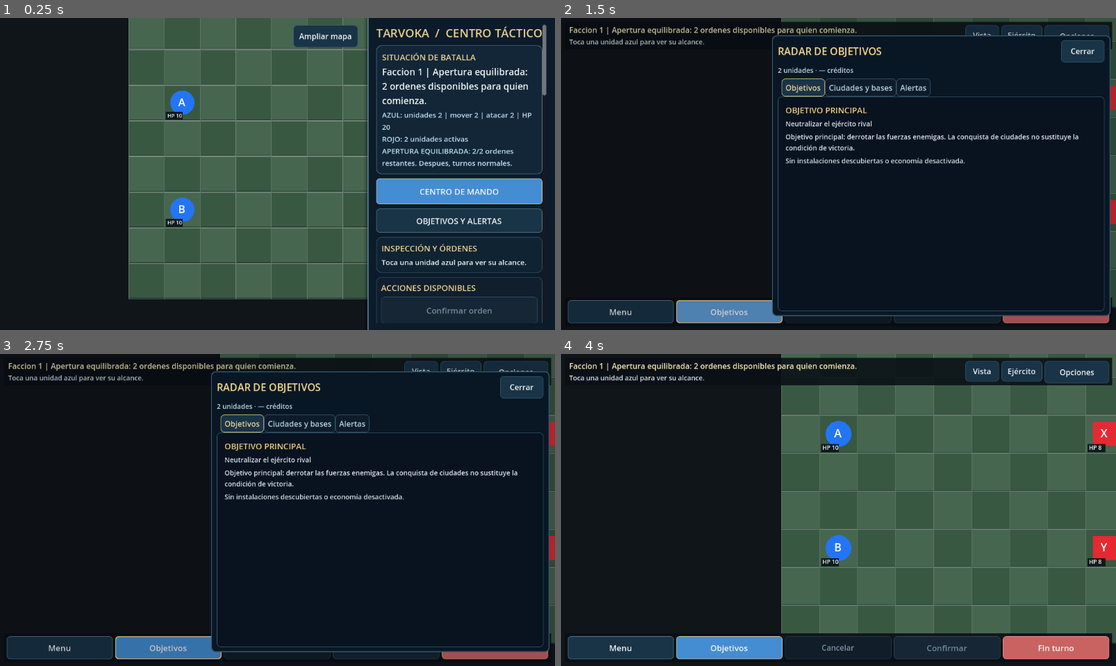
Above: before the commit, frames 1-4 (two rows, left to right).
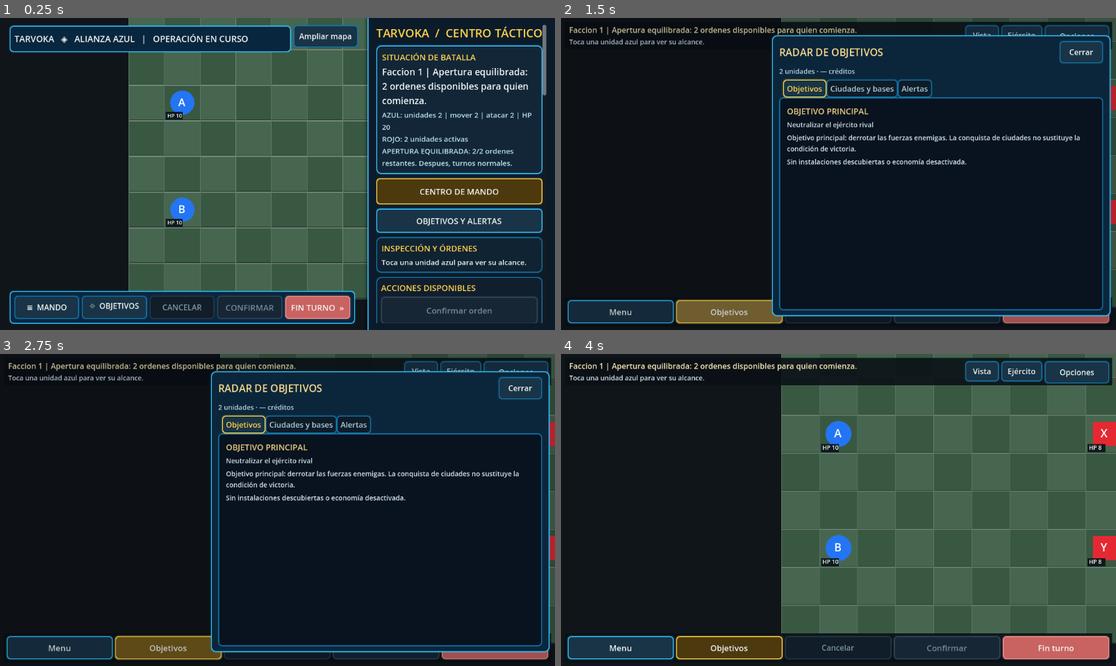
Above: after the commit, the same moments.

Repository: edwinrodri12/Tarvoka
Game: Godot game, scene res://scenes/Main.tscn
Two runs of this game, one before a commit and one after it. Both use one fixed random seed, a clock stepped at 60 frames per second and the inputs below.
Inputs:
- Up to frame 1 (0.25 s): no input
- Up to frame 2 (1.5 s): click "Ampliar mapa" at 0.5 s; click "Objetivos" at 1.25 s
- Up to frame 3 (2.75 s): click "Ejército" at 2 s
- Up to frame 4 (4 s): click "Vista" at 2.75 s; click "Cerrar" at 3.5 s

The runs differ from the first frame. In frame 1, 16% of the frame differs, in the area x 1-98%, y 0-100%; in frame 2, 8.0%; in frame 3, 8.0%; in frame 4, 2.3%.

Commit message:
feat(ui): completar arte oficial del HUD con barra táctica y marcos azul eléctrico (#178)
* feat(ui): add real top intelligence bar and bottom tactical action rail atop merged polished command cards

* feat(ui): align merged Godot chrome to electric-blue neon borders and warm gold primary actions

* feat(ui): add HP bars in green/yellow/red to unit dossier like approved visual reference

* feat(ui): unify scripts/ui/ResultsPanel.gd with approved bright cyan panels and gold actions

* feat(ui): unify scripts/ui/ObjectivesRadarPanel.gd with approved bright cyan panels and gold actions

* test(ui): approved concept electric chrome, live combat rail and color-coded unit dossiers

* docs(ui): merge original art reference audit with existing native style integration

* ci(ui): validate merged concept action rail, cyan-gold controls and HP color indicators

* fix(ui): hide desktop battle rail on narrow portrait layouts to preserve touch map and prevent clipped commands

* test(ui): ensure long desktop battle command rail never clips phone portrait map

* fix(test): explicitly size Godot headless landscape before asserting desktop-only battle rail visibility

* test(ui): restore synthetic headless viewport dimensions after compact HUD transition

Diff:
--- a/scripts/ui/GameUiTheme.gd
+++ b/scripts/ui/GameUiTheme.gd
@@ -8,12 +8,12 @@
 const BACKGROUND := Color("#08131F")
 const SURFACE := Color("#102332")
 const SURFACE_RAISED := Color("#193447")
-const EDGE := Color("#36596D")
-const EDGE_BRIGHT := Color("#608497")
+const EDGE := Color("#1475A8")
+const EDGE_BRIGHT := Color("#36C3FF")
 const TEXT := Color("#F1F5F2")
 const MUTED := Color("#B3CEDD")
-const GOLD := Color("#EBD08F")
-const BLUE := Color("#448DD2")
+const GOLD := Color("#FFD44A")
+const BLUE := Color("#158DD9")
 const BLUE_HOVER := Color("#2469A2")
 const RED := Color("#C96361")
 const GREEN := Color("#398C72")
@@ -22,8 +22,10 @@
     var style := StyleBoxFlat.new()
     style.bg_color = bg
     style.border_color = border
-    style.set_border_width_all(1)
+    style.set_border_width_all(2)
     style.set_corner_radius_all(radius)
+    style.shadow_color = Color(border.r,border.g,border.b,0.17)
+    style.shadow_size = 3
     style.content_margin_left = inset
     style.content_margin_right = inset
     style.content_margin_top = inset
@@ -34,6 +36,8 @@
     var style: StyleBoxFlat = box_style(bg,border,radius,8)
     style.content_margin_top = 7
     style.content_margin_bottom = 7
+    style.shadow_color = Color(border.r,border.g,border.b,0.22)
+    style.shadow_size = 3
     return style
 
 static func create_theme() -> Theme:
@@ -84,7 +88,7 @@
     return style
 
 static func emphasize(button: Button, variant: String = "primary") -> void:
-    var fill: Color = BLUE if variant == "primary" else (GREEN if variant == "success" else (RED if variant == "danger" else SURFACE_RAISED))
+    var fill: Color = Color("#4D390E") if variant == "primary" else (GREEN if variant == "success" else (RED if variant == "danger" else SURFACE_RAISED))
     var edge: Color = GOLD if variant == "primary" else (Color("#72CAB0") if variant == "success" else (Color("#EA9690") if variant == "danger" else EDGE_BRIGHT))
     button.add_theme_stylebox_override("normal",_button_style(fill,edge))
     button.add_theme_stylebox_override("hover",_button_style(fill.lightened(0.16),GOLD))
--- a/scripts/ui/Main.gd
+++ b/scripts/ui/Main.gd
@@ -121,6 +121,12 @@
 var compact_resupply: Button
 var compact_center: Button
 var compact_iso: Button
+var expanded_header: PanelContainer
+var expanded_summary: Label
+var expanded_actions: PanelContainer
+var expanded_confirm: Button
+var expanded_cancel: Button
+var expanded_end_turn: Button
 
 func _ready() -> void:
     # Install the same game-grade visual language on all native Godot menus,
@@ -923,6 +929,68 @@
     GameUiTheme.emphasize(compact_menu_button,"secondary")
     GameUiTheme.emphasize(compact_objectives_button,"primary")
 
+    # Desktop/tablet battlefield: preserve the map as the protagonist while
+    # exposing a true bottom command rail and a slim intelligence header.
+    # Both surfaces use the SAME existing callbacks and authoritative guards.
+    expanded_header = PanelContainer.new()
+    expanded_header.mouse_filter = Control.MOUSE_FILTER_IGNORE
+    expanded_header.set_anchors_and_offsets_preset(Control.PRESET_TOP_WIDE)
+    expanded_header.offset_left = 12
+    expanded_header.offset_right = -145
+    expanded_header.offset_top = 8
+    expanded_header.offset_bottom = 63
+    expanded_header.add_theme_stylebox_override("panel",GameUiTheme.box_style(Color("#09263F"),GameUiTheme.EDGE_BRIGHT,8,10))
+    battle_hud_overlay.add_child(expanded_header)
+    expanded_summary = Label.new()
+    expanded_summary.mouse_filter = Control.MOUSE_FILTER_IGNORE
+    expanded_summary.autowrap_mode = TextServer.AUTOWRAP_WORD_SMART
+    expanded_summary.add_theme_font_size_override("font_size",18)
+    expanded_summary.add_theme_color_override("font_color",GameUiTheme.TEXT)
+    expanded_header.add_child(expanded_summary)
+
+    expanded_actions = PanelContainer.new()
+    expanded_actions.mouse_filter = Control.MOUSE_FILTER_PASS
+    expanded_actions.set_anchors_and_offsets_preset(Control.PRESET_BOTTOM_WIDE)
+    expanded_actions.offset_left = 12
+    expanded_actions.offset_right = -12
+    expanded_actions.offset_top = -73
+    expanded_actions.offset_bottom = -9
+    expanded_actions.add_theme_stylebox_override("panel",GameUiTheme.box_style(Color("#09263F"),GameUiTheme.EDGE_BRIGHT,8,10))
+    battle_hud_overlay.add_child(expanded_actions)
+    var tactical_rail := HBoxContainer.new()
+    tactical_rail.add_theme_constant_override("separation",6)
+    expanded_actions.add_child(tactical_rail)
+    for definition in [
+        ["≡  MANDO",Callable(self,"_open_command_menu")],
+        ["⌖  OBJETIVOS",Callable(self,"_open_objectives_radar")]
+    ]:
+        var shortcut := Button.new()
+        shortcut.text = str(definition[0])
+        shortcut.custom_minimum_size.y = 48
+        shortcut.size_flags_horizontal = Control.SIZE_EXPAND_FILL
+        shortcut.pressed.connect(definition[1])
+        tactical_rail.add_child(shortcut)
+    expanded_cancel = Button.new()
+    expanded_cancel.text = "CANCELAR"
+    expanded_cancel.custom_minimum_size.y = 48
+    expanded_cancel.size_flags_horizontal = Control.SIZE_EXPAND_FILL
+    expanded_cancel.pressed.connect(_cancel_selection)
+    tactical_rail.add_child(expanded_cancel)
+    expanded_confirm = Button.new()
+    expanded_confirm.text = "CONFIRMAR"
+    expanded_confirm.custom_minimum_size.y = 48
+    expanded_confirm.size_flags_horizontal = Control.SIZE_EXPAND_FILL
+    expanded_confirm.pressed.connect(_confirm_order)
+    GameUiTheme.emphasize(expanded_confirm,"success")
+    tactical_rail.add_child(expanded_confirm)
+    expanded_end_turn = Button.new()
+    expanded_end_turn.text = "FIN TURNO  »"
+    expanded_end_turn.custom_minimum_size.y = 48
+    expanded_end_turn.size_flags_horizontal = Control.SIZE_EXPAND_FILL
+    expanded_end_turn.pressed.connect(_end_turn)
+    GameUiTheme.emphasize(expanded_end_turn,"danger")
+    tactical_rail.add_child(expanded_end_turn)
+
     battle_hud_toggle = Button.new()
     battle_hud_toggle.text = "Ampliar mapa"
     battle_hud_toggle.custom_minimum_size = Vector2(130,46)
@@ -958,6 +1026,8 @@
     battle_hud_commands.hide()
     compact_center.hide()
     compact_iso.hide()
+    expanded_header.show()
+    expanded_actions.show()
 
 func _set_compact_hud(compact: bool) -> void:
     battle_hud_compact = compact
@@ -965,6 +1035,8 @@
     battle_hud_commands.visible = compact
     compact_center.visible = compact
     compact_iso.visible = compact
+    expanded_header.visible = not compact
+    expanded_actions.visible = not compact
     battle_hud_toggle.text = "Opciones" if compact else "Ampliar mapa"
     layout_for_size(get_viewport_rect().size)
 
@@ -987,6 +1059,13 @@
     if main_layout == null or sidebar == null or board_holder == null:
         return
     var portrait := view_size.y > view_size.x * 1.12
+    # Five-command action rail belongs to the large-screen battlefield only.
+    # The phone's compact HUD has its own touch-sized controls; never cram a
+    # five-button desktop rail into 320–700px portrait board widths.
+    if expanded_actions != null:
+        expanded_actions.visible = not battle_hud_compact and view_size.x >= 760.0
+    if expanded_header != null:
+        expanded_header.visible = not battle_hud_compact and view_size.x >= 760.0
     main_layout.vertical = portrait
     if portrait:
         sidebar.custom_minimum_size = Vector2(0, 220)
@@ -1161,6 +1240,29 @@
         _update_text(status_label, "Faccion %d | %s" % [int(board.state.get("faction", 0)) + 1, board.message])
     compact_status.text = status_label.text
     compact_detail.text = unit_label.text.replace("\n","  ")
+    if expanded_header != null:
+        var side: int = int(board.state.get("faction",0))
+        var header_text: String = ("ALIANZA AZUL" if side == 0 else "PACTO ROJO")
+        if board.ai_enabled and side == 1:
+            header_text = "TURNO DEL RIVAL"
+        header_text = "TARVOKA   ◈   %s   |   %s" % [header_text,
+            ("BATALLA FINALIZADA" if winner != -1 else "OPERACIÓN EN CURSO")]
+        if board.state.has("economy"):
+            var economy: Dictionary = board.state["economy"]
+            var viewer: int = 0 if board.ai_enabled else side
+            var credits: Array = economy.get("credits",[])
+            if credits.size() > viewer:
+                header_text += "   |   %d CR" % int(credits[viewer])
+        if board.state.has("control"):
+            var relay: Dictionary = board.state["control"]
+            var relay_scores: Array = relay.get("scores",[])
+            if relay_scores.size() == 2:
+                header_text += "   |   SEÑAL %d–%d" % [int(relay_scores[0]),int(relay_scores[1])]
+        expanded_summary.text = header_text
+        expanded_confirm.text = "RESULTADOS" if winner != -1 else ("CONFIRMAR" if board.pending_order.is_empty() else str(confirm_button.text).to_upper())
+        expanded_confirm.disabled = confirm_button.disabled
+        expanded_cancel.disabled = cancel_button.disabled
+        expanded_end_turn.disabled = end_button.disabled
     # Show final results only once per terminal state. Closing the panel to
     # inspect the field must never auto-open it again on subsequent frames.
     if results_panel != null:
--- a/scripts/ui/ObjectivesRadarPanel.gd
+++ b/scripts/ui/ObjectivesRadarPanel.gd
@@ -6,6 +6,7 @@
 signal locate_unit_requested(unit_id: String)
 
 const Data = preload("res://scripts/ui/ObjectivesRadarData.gd")
+const GameUiTheme = preload("res://scripts/ui/GameUiTheme.gd")
 
 var tabs: TabContainer
 var overview_body: VBoxContainer
@@ -20,15 +21,11 @@
 # visible to the left. The panel is opened explicitly; no overlay at idle.
 func _ready() -> void:
     mouse_filter = Control.MOUSE_FILTER_STOP
-    var style := StyleBoxFlat.new()
-    style.bg_color = Color("#091725")
-    style.border_color = Color("#39586C")
-    style.set_border_width_all(2)
-    style.set_corner_radius_all(9)
-    style.content_margin_left = 12
-    style.content_margin_right = 12
-    style.content_margin_top = 10
-    style.content_margin_bottom = 10
+    var style: StyleBoxFlat = GameUiTheme.box_style(Color("#0B263B"),GameUiTheme.EDGE_BRIGHT,10,14)
+    style.content_margin_left = 15
+    style.content_margin_right = 15
+    style.content_margin_top = 12
+    style.content_margin_bottom = 12
     add_theme_stylebox_override("panel",style)
 
     var column := VBoxContainer.new()
@@ -110,12 +107,11 @@
 
 func _location_row(body: VBoxContainer, title: String, subtitle: String, cell: Vector2i, category: String) -> void:
     var card := PanelContainer.new()
-    var bg := StyleBoxFlat.new()
-    bg.bg_color = Color("#142738")
-    bg.content_margin_left = 8
-    bg.content_margin_right = 8
-    bg.content_margin_top = 6
-    bg.content_margin_bottom = 6
+    var bg: StyleBoxFlat = GameUiTheme.box_style(Color("#0D2335"),GameUiTheme.EDGE,7,10)
+    bg.content_margin_left = 10
+    bg.content_margin_right = 10
+    bg.content_margin_top = 8
+    bg.content_margin_bottom = 8
     card.add_theme_stylebox_override("panel",bg)
     body.add_child(card)
     var row := HBoxContainer.new()
@@ -132,6 +128,7 @@
     action.custom_minimum_size = Vector2(53,48)
     action.pressed.connect(func(): locate_site_requested.emit(cell,category))
     row.add_child(action)
+    GameUiTheme.emphasize(action,"secondary")
 
 func _unit_row(body: VBoxContainer, item: Dictionary) -> void:
     var row := HBoxContainer.new()
--- a/scripts/ui/ResultsPanel.gd
+++ b/scripts/ui/ResultsPanel.gd
@@ -6,6 +6,7 @@
 signal home_requested
 
 const Data = preload("res://scripts/ui/ResultsData.gd")
+const GameUiTheme = preload("res://scripts/ui/GameUiTheme.gd")
 
 var title_label: Label
 var cause_label: Label
@@ -17,15 +18,11 @@
 # and returning to the map does NOT start a new turn or delete autosaves.
 func _ready() -> void:
     mouse_filter = Control.MOUSE_FILTER_STOP
-    var panel_style := StyleBoxFlat.new()
-    panel_style.bg_color = Color("#101E2B")
-    panel_style.border_color = Color("#53748B")
-    panel_style.set_border_width_all(2)
-    panel_style.set_corner_radius_all(12)
-    panel_style.content_margin_left = 15
-    panel_style.content_margin_right = 15
-    panel_style.content_margin_top = 16
-    panel_style.content_margin_bottom = 16
+    var panel_style: StyleBoxFlat = GameUiTheme.box_style(Color("#0B263B"),GameUiTheme.EDGE_BRIGHT,10,14)
+    panel_style.content_margin_left = 17
+    panel_style.content_margin_right = 17
+    panel_style.content_margin_top = 18
+    panel_style.content_margin_bottom = 18
     add_theme_stylebox_override("panel",panel_style)
 
     var main := VBoxContainer.new()
@@ -78,6 +75,8 @@
     button.add_theme_font_size_override("font_size",14)
     button.pressed.connect(callback)
     parent.add_child(button)
+    if caption == "Otra batalla":
+        GameUiTheme.emphasize(button,"primary")
 
 func _reflow() -> void:
     var size_rect: Vector2 = get_viewport_rect().size
@@ -93,12 +92,11 @@
 
 func _line(label_text: String,blue: String,red: String) -> void:
     var panel := PanelContainer.new()
-    var style := StyleBoxFlat.new()
-    style.bg_color = Color("#1B2E3D")
-    style.content_margin_left = 9
-    style.content_margin_right = 9
-    style.content_margin_top = 7
-    style.content_margin_bottom = 7
+    var style: StyleBoxFlat = GameUiTheme.box_style(Color("#0D2335"),GameUiTheme.EDGE,7,10)
+    style.content_margin_left = 10
+    style.content_margin_right = 10
+    style.content_margin_top = 8
+    style.content_margin_bottom = 8
     panel.add_theme_stylebox_override("panel",style)
     stats_column.add_child(panel)
     var row := VBoxContainer.new()
--- a/scripts/ui/UnitDossierView.gd
+++ b/scripts/ui/UnitDossierView.gd
@@ -3,6 +3,7 @@
 
 const UnitIcon = preload("res://scripts/ui/UnitArtIcon.gd")
 const VisualStyle = preload("res://scripts/ui/VisualStyle.gd")
+const GameUiTheme = preload("res://scripts/ui/GameUiTheme.gd")
 
 var compact := false
 var _header: HBoxContainer
@@ -41,8 +42,15 @@
     info.add_child(_status)
     _health = ProgressBar.new()
     _health.show_percentage = false
-    _health.custom_minimum_size.y = 9 if compact else 12
+    _health.custom_minimum_size.y = 12 if compact else 16
     _health.mouse_filter = Control.MOUSE_FILTER_IGNORE
+    var gauge_bg := StyleBoxFlat.new()
+    gauge_bg.bg_color = Color("#051522")
+    gauge_bg.border_color = GameUiTheme.EDGE
+    gauge_bg.set_border_width_all(1)
+    gauge_bg.set_corner_radius_all(4)
+    _health.add_theme_stylebox_override("background",gauge_bg)
+    _set_health_tint(1.0)
     info.add_child(_health)
     _stats = Label.new()
     _stats.autowrap_mode = TextServer.AUTOWRAP_WORD_SMART
@@ -55,6 +63,14 @@
     _details.add_theme_color_override("font_color",Color("#B5CED8"))
     add_child(_details)
     hide()
+
+func _set_health_tint(ratio: float) -> void:
+    if _health == null:
+        return
+    var gauge := StyleBoxFlat.new()
+    gauge.bg_color = Color("#2DD793") if ratio > 0.55 else (Color("#F4C33C") if ratio > 0.28 else Color("#ED5963"))
+    gauge.set_corner_radius_all(4)
+    _health.add_theme_stylebox_override("fill",gauge)
 
 func bind_dossier(data: Dictionary) -> void:
     if data.is_empty() or str(data.get("kind","none")) not in ["friendly","enemy","building"]:
@@ -72,6 +88,7 @@
         var full: int = maxi(1,int(data.get("max_hp",current)))
         _health.max_value = full
         _health.value = mini(current,full)
+        _set_health_tint(float(current)/float(full))
         _name.text += " · HP %d/%d" % [current,full]
     var values: Array = data.get("stats",[])
     var portions: PackedStringArray = []
--- /dev/null
+++ b/tests/test_concept_battle_rail.gd
@@ -0,0 +1,100 @@
+extends SceneTree
+
+const Chrome = preload("res://scripts/ui/GameUiTheme.gd")
+const Dossier = preload("res://scripts/ui/UnitDossierView.gd")
+
+func _initialize() -> void:
+    call_deferred("_run")
+
+func _run() -> void:
+    var look: Theme = Chrome.create_theme()
+    var button: StyleBoxFlat = look.get_stylebox("normal","Button") as StyleBoxFlat
+    var selected_tab: StyleBoxFlat = look.get_stylebox("tab_selected","TabContainer") as StyleBoxFlat
+    assert(button != null and button.border_color == Chrome.EDGE)
+    assert(button.shadow_size > 0)
+    assert(selected_tab != null and selected_tab.border_color == Chrome.GOLD)
+    assert(Chrome.EDGE_BRIGHT.b > Chrome.EDGE_BRIGHT.r)
+    var accent := Button.new()
+    Chrome.emphasize(accent,"primary")
+    assert((accent.get_theme_stylebox("normal") as StyleBoxFlat).border_color == Chrome.GOLD)
+    accent.free()
+
+    var main: Control = load("res://scenes/Main.tscn").instantiate()
+    root.add_child(main)
+    await process_frame
+    main.board.autosave_enabled = false
+    var before: Dictionary = main.board.state.duplicate(true)
+    # Headless Godot starts with a tiny synthetic viewport; request the real
+    # landscape configuration before checking desktop-only controls.
+    main.layout_for_size(Vector2(1400,800))
+    assert(main.theme != null)
+    assert(main.polished_status_card != null)
+    assert(main.polished_unit_card != null)
+    assert(main.polished_actions_card != null)
+    assert(main.expanded_header != null)
+    assert(main.expanded_actions != null)
+    assert(main.expanded_summary != null)
+    assert(main.expanded_header.visible)
+    assert(main.expanded_actions.visible)
+    assert(not main.battle_hud_commands.visible)
+    assert(main.expanded_summary.text.contains("TARVOKA"))
+    assert(main.expanded_summary.text.contains("CR") == main.board.state.has("economy"))
+    assert(main.expanded_confirm.disabled)
+    assert(not main.expanded_end_turn.disabled)
+    assert(main.board.state == before)
+    main.layout_for_size(Vector2(1400,800))
+    assert(not main.main_layout.vertical)
+    main.layout_for_size(Vector2(520,940))
+    assert(main.main_layout.vertical)
+    assert(not main.expanded_actions.visible and not main.expanded_header.visible)
+    main.layout_for_size(Vector2(1400,800))
+    assert(main.expanded_actions.visible and main.expanded_header.visible)
+    assert(main.board.state == before)
+    main._set_compact_hud(true)
+    assert(main.battle_hud_commands.visible)
+    assert(not main.expanded_actions.visible and not main.expanded_header.visible)
+    main._set_compact_hud(false)
+    main.layout_for_size(Vector2(1400,800))
+    assert(main.expanded_actions.visible and main.expanded_header.visible)
+    assert(main.board.state == before)
+
+    main.command_menu.open_for(main.board,"Batalla")
+    assert(main.command_menu.tabs.get_tab_count() == 4)
+    main.command_menu.hide()
+    assert(main.home_menu.primary_buttons["Multijugador"].disabled)
+    assert(main.polished_status_card.is_ancestor_of(main.status_label))
+    assert(main.polished_actions_card.is_ancestor_of(main.confirm_button))
+
+    var d: Control = Dossier.new()
+    root.add_child(d)
+    await process_frame
+    d.bind_dossier({"kind":"friendly","name":"Tanque principal",
+        "role":"tank","hp":3,"max_hp":10,"stats":[],"status":"Activo"})
+    assert(d._health.visible)
+    var low: StyleBoxFlat = d._health.get_theme_stylebox("fill") as StyleBoxFlat
+    assert(low != null and low.bg_color == Color("#F4C33C"))
+    d.bind_dossier({"kind":"friendly","name":"Tanque principal",
+        "role":"tank","hp":1,"max_hp":10,"stats":[],"status":"Dañado"})
+    var critical: StyleBoxFlat = d._health.get_theme_stylebox("fill") as StyleBoxFlat
+    assert(critical.bg_color == Color("#ED5963"))
+    d.bind_dossier({"kind":"friendly","name":"Tanque principal",
+        "role":"tank","hp":10,"max_hp":10,"stats":[],"status":"Activo"})
+    var healthy: StyleBoxFlat = d._health.get_theme_stylebox("fill") as StyleBoxFlat
+    assert(healthy.bg_color == Color("#2DD793"))
+    d.queue_free()
+
+    main._open_objectives_radar()
+    assert(main.objectives_panel.visible)
+    var modal: StyleBoxFlat = main.objectives_panel.get_theme_stylebox("panel") as StyleBoxFlat
+    assert(modal != null and modal.border_color == Chrome.EDGE_BRIGHT)
+    main._close_objectives_radar()
+    assert(main.board.state == before)
+
+    main.queue_free()
+    await process_frame
+    for suffix in ["",".bak"]:
+        var path: String = "user://tarvoka_autosave_v1.json" + suffix
+        if FileAccess.file_exists(path):
+            assert(DirAccess.remove_absolute(ProjectSettings.globalize_path(path)) == OK)
+    print("PASS concept rail: merged card chrome, cyan-gold tactical HUD, responsive controls, HP gauges and safe battle state")
+    quit(0)
Not shown, added: UI_CONCEPT_ART_PARITY.md
